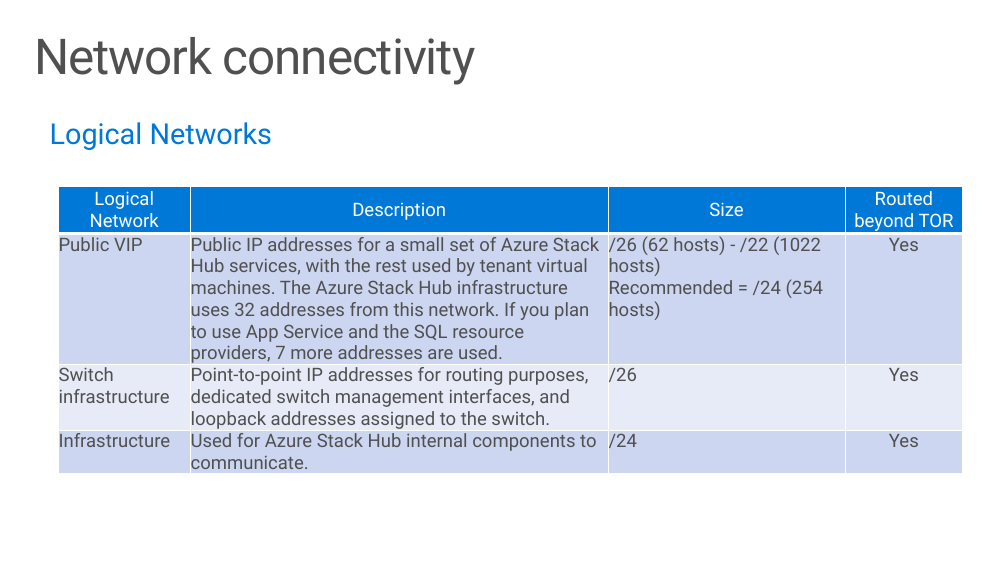
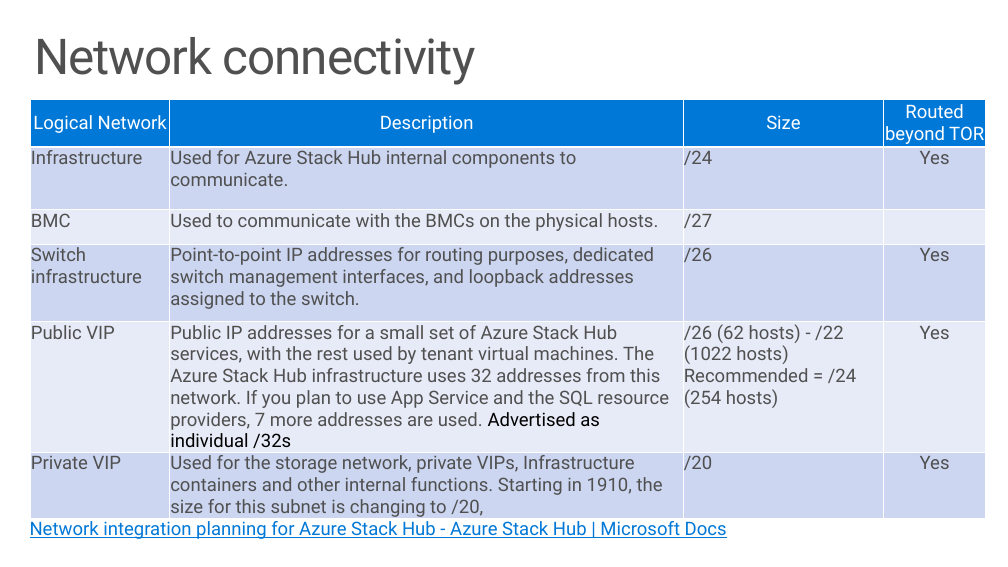
Before and after one commit to Azure-Samples/Azure-Stack-Hub-Foundation-Core, a slide deck: slide 10 of ASF-Training/ASF-slides/M02d Azure Stack Hub Integration.pptx (slide 12 before the commit). Drawn at 1008x567 pixels with LibreOffice and Linux fonts; fonts in the diff are those of the drawing. Boxes give left, top, right and bottom in pixels: in the first picture for what was removed or moved away, otherwise in the second. Text is boxed around its words. In the diff, an @@ line names an element or a change of style, - is before the commit and + after.

```diff
--- a/ASF-Training/ASF-slides/M02d Azure Stack Hub Integration.pptx
+++ b/ASF-Training/ASF-slides/M02d Azure Stack Hub Integration.pptx
@@ table at (30, 99, 986, 521) @@
-row 2: Public VIP | Public IP addresses for a small set of Azure Stack Hub services, with the rest used by tenant virtual machines. The Azure Stack Hub infrastructure uses 32 addresses from this network. If you plan to use App Service and the SQL resource providers, 7 more addresses are used. | /26 (62 hosts) - /22 (1022 hosts) Recommended = /24 (254 hosts) | Yes
+row 2: Infrastructure | Used for Azure Stack Hub internal components to communicate. | /24 | Yes
+row 3: BMC | Used to communicate with the BMCs on the physical hosts. | /27 | 
-row 4: Infrastructure | Used for Azure Stack Hub internal components to communicate. | /24 | Yes
+row 5: Public VIP | Public IP addresses for a small set of Azure Stack Hub services, with the rest used by tenant virtual machines. The Azure Stack Hub infrastructure uses 32 addresses from this network. If you plan to use App Service and the SQL resource providers, 7 more addresses are used. Advertised as individual /32s | /26 (62 hosts) - /22 (1022 hosts) Recommended = /24 (254 hosts) | Yes
+row 6: Private VIP | Used for the storage network, private VIPs, Infrastructure containers and other internal functions. Starting in 1910, the size for this subnet is changing to /20, | /20 | Yes
@@ table: place and size @@
-table at (59, 186, 964, 479)
+table at (30, 99, 986, 521)
@@ text removed at (50, 122, 272, 150) @@
-Logical Networks
@@ text added at (30, 521, 727, 539), 18 pt, text #0078D7, underline @@
+Network integration planning for Azure Stack Hub - Azure Stack Hub | Microsoft Docs
```
Also in this commit, not shown: 11 other slides changed, 4 slides added, 2 slides removed, 43 other files.
